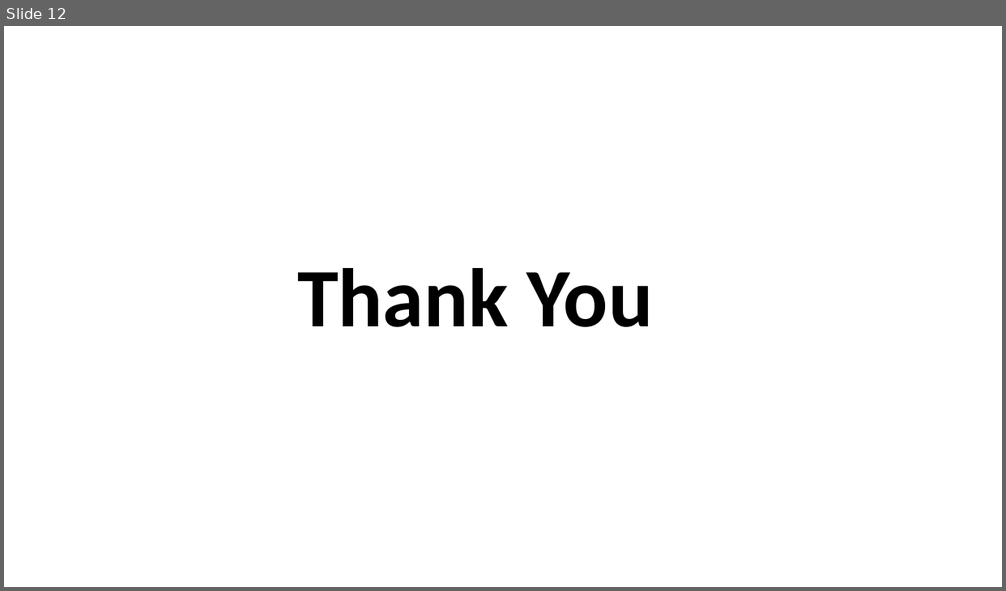
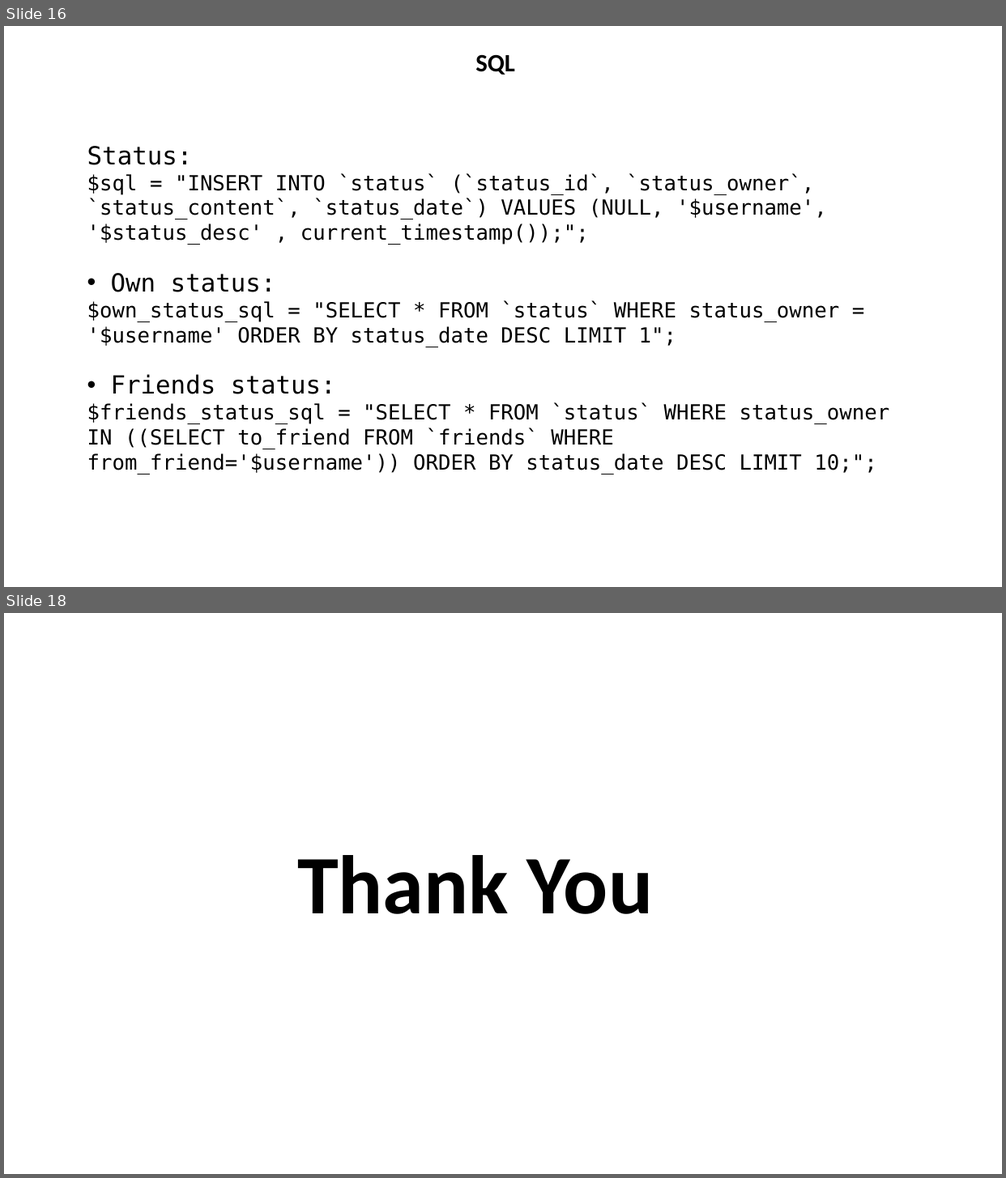
Before and after one commit to shaongitbd/socialz, a slide deck: Database Project.pptx. Shown one above the other, each under a label of ours: slide 12 before the commit, slides 16 and 18 after it; the slides between them are not shown. The pictures are 1006x591 and 1006x1178 pixels, drawn with LibreOffice and Linux fonts; fonts in the diff are those of the drawing. Boxes give left, top, right and bottom in pixels: in the first picture for what was removed or moved away, otherwise in the second. Text is boxed around its words. In the diff, an @@ line names an element or a change of style, - is before the commit and + after.

```diff
--- a/Database Project.pptx
+++ b/Database Project.pptx
@@ slide 16 added at (4, 26, 1002, 587), background #FFFFFF @@
@@ text added at (475, 54, 515, 75), 24 pt, text #000000, bold @@
+SQL
@@ text added at (87, 146, 890, 473), 20 pt, text #000000 @@
+Status:
+$sql = "INSERT INTO `status` (`status_id`, `status_owner`, `status_content`, `status_date`) VALUES (NULL, '$username', '$status_desc' , current_timestamp());";
+• Own status:
+$own_status_sql = "SELECT * FROM `status` WHERE status_owner = '$username' ORDER BY status_date DESC LIMIT 1";
+• Friends status:
+$friends_status_sql = "SELECT * FROM `status` WHERE status_owner IN ((SELECT to_friend FROM `friends` WHERE from_friend='$username')) ORDER BY status_date DESC LIMIT 10;";
@@ what was slide 12 is now slide 18 @@
```
Also in this commit, not shown: 1 slide changed, 6 other slides added, 5 other files.
